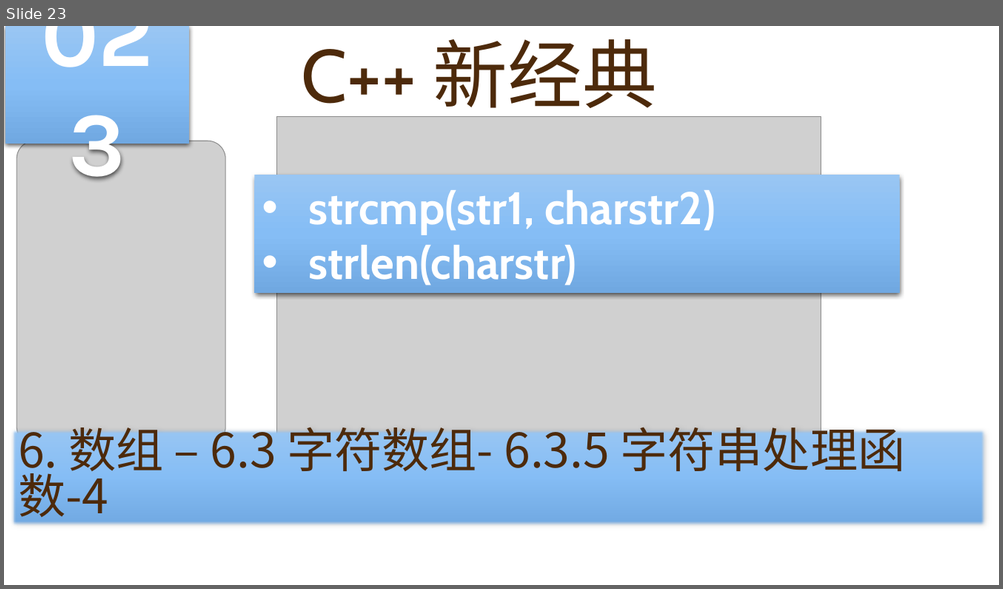
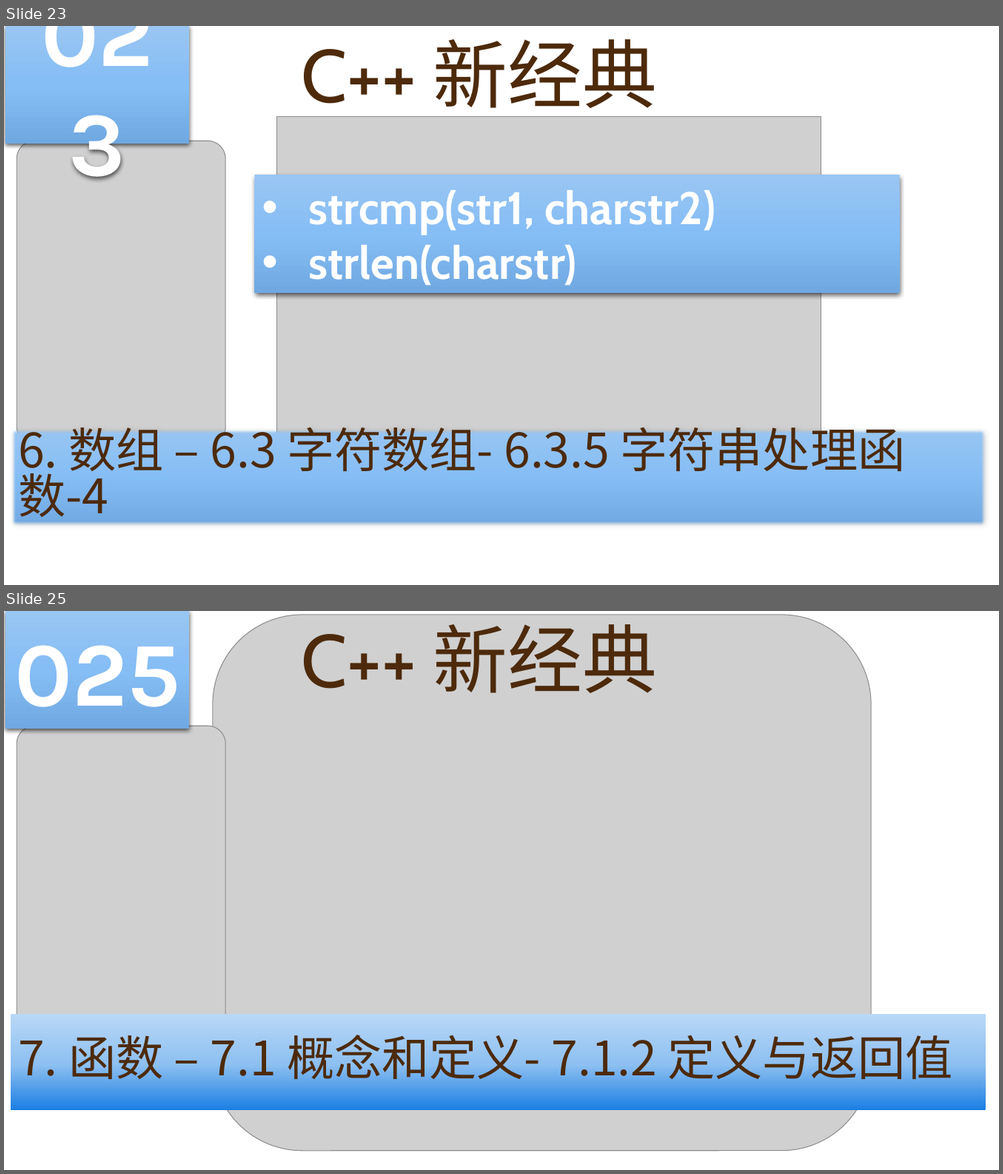
Before and after one commit to yasenstar/learn_cpp, a slide deck: cpp_new/C++ 新经典.pptx. Shown one above the other, each under a label of ours: slide 23 before the commit, slides 23 and 25 after it; the slides between them are not shown. The pictures are 1003x589 and 1003x1174 pixels, drawn with LibreOffice and Linux fonts; fonts in the diff are those of the drawing; grey boxes stand for pictures; background and template pictures are left out. Boxes give left, top, right and bottom in pixels: in the first picture for what was removed or moved away, otherwise in the second. Text is boxed around its words. In the diff, an @@ line names an element or a change of style, - is before the commit and + after.

```diff
--- a/cpp_new/C++ 新经典.pptx
+++ b/cpp_new/C++ 新经典.pptx
@@ slide 25 added at bbox=[4, 611, 999, 1170], background picture (left out) @@
@@ rectangle added at bbox=[5, 611, 189, 729], fill gradient #9AC6F4 to #86BEF6 to #70A9E1, 88 pt, text #FFFFFF, bold @@
+025
@@ picture added at bbox=[213, 615, 871, 1151] @@
@@ title added at bbox=[301, 612, 657, 693], 72 pt, text #4D2A0B @@
+C++ 新经典
@@ picture added at bbox=[17, 726, 225, 1031] @@
@@ rectangle added at bbox=[11, 1014, 985, 1111], fill gradient #1B7FE3 to #8EC0F1 to #B9D8F7, 45.9 pt, text #4D2A0B @@
+7. 函数 – 7.1 概念和定义- 7.1.2 定义与返回值
```
Also in this commit, not shown: 3 other slides added.
